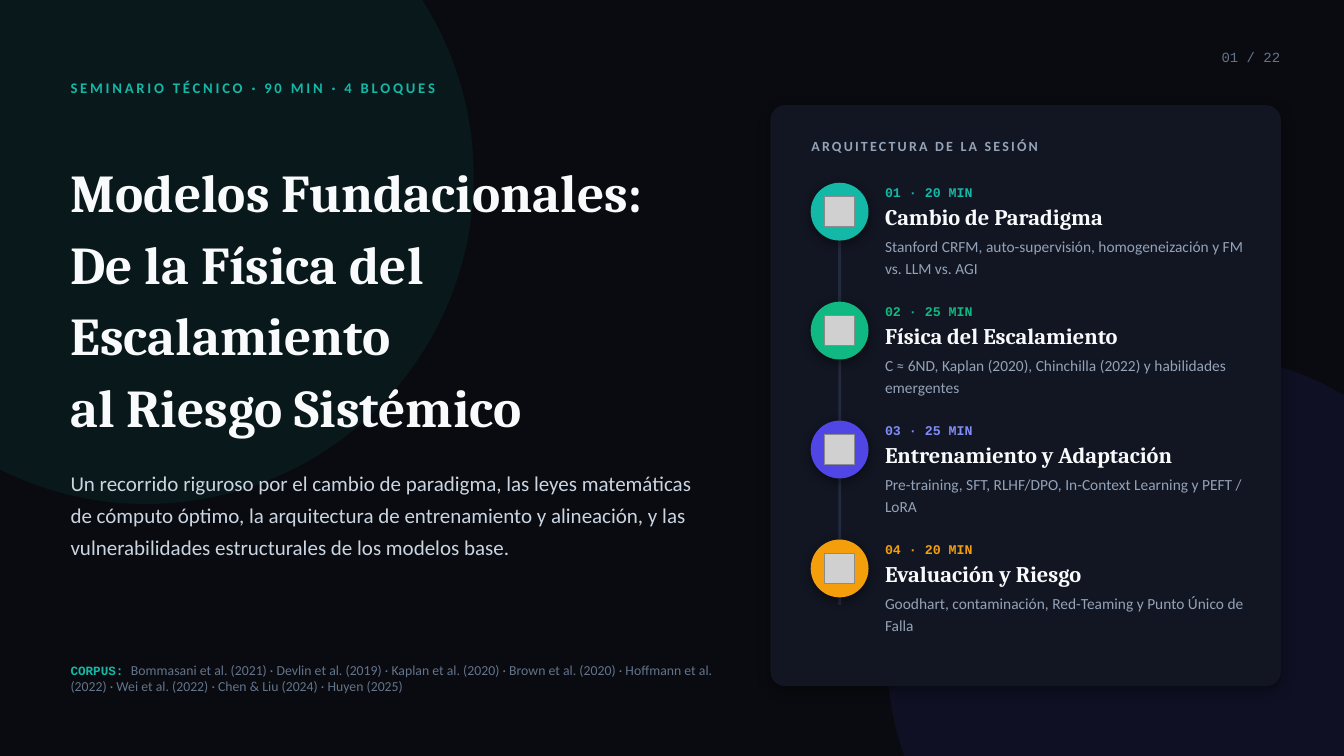
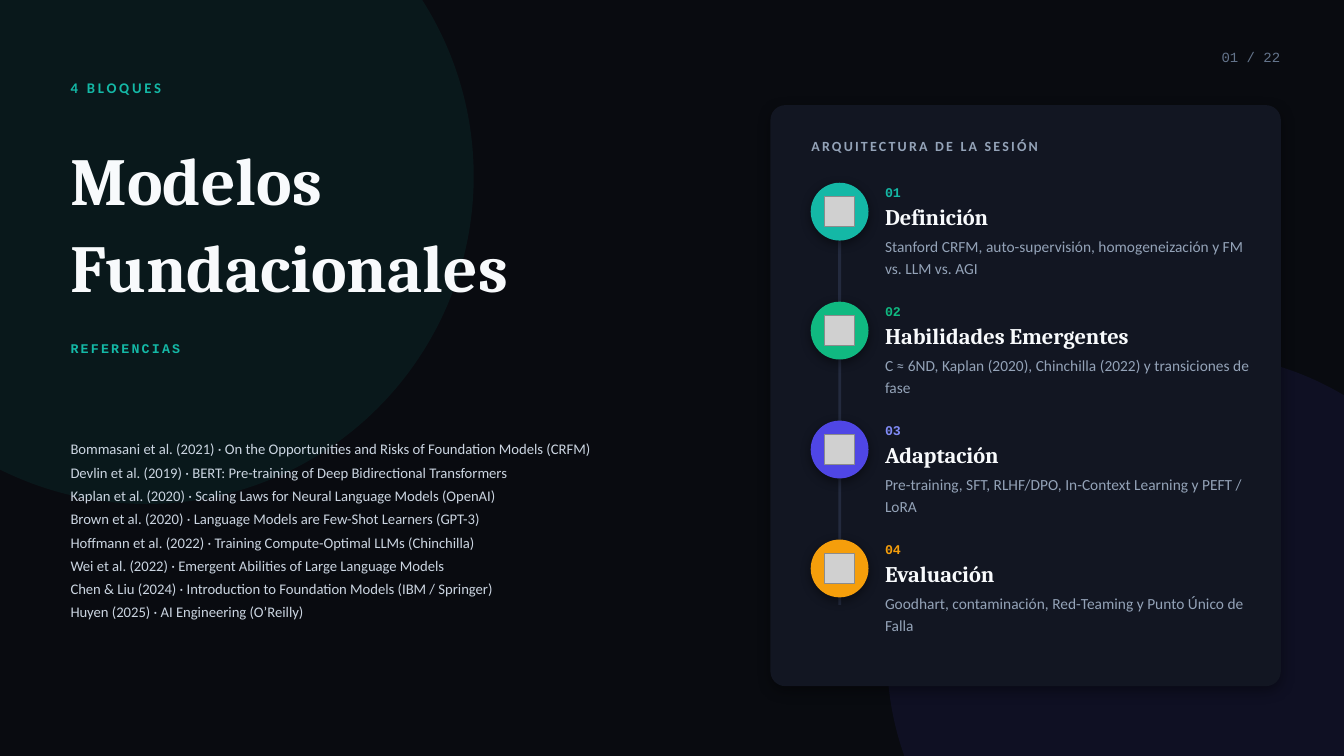
Before and after one commit to DaniDotExe/Foundational-models, a slide deck: slide 1 of presentacion_modelos_fundacionales.pptx. Drawn at 1344x756 pixels with LibreOffice and Linux fonts; fonts in the diff are those of the drawing; grey boxes stand for pictures. Boxes give left, top, right and bottom in pixels: in the first picture for what was removed or moved away, otherwise in the second. Text is boxed around its words. In the diff, an @@ line names an element or a change of style, - is before the commit and + after.

Commit message:
Actualizar portada: referencias completas y bloques sin tiempos

```diff
--- a/presentacion_modelos_fundacionales.pptx
+++ b/presentacion_modelos_fundacionales.pptx
@@ text at bbox=[71, 83, 161, 95]: text changed @@
-SEMINARIO TÉCNICO · 90 MIN · 4 BLOQUES
+4 BLOQUES
@@ text at bbox=[71, 158, 509, 293]: text changed; size 38 to 48 pt @@
-Modelos Fundacionales:
-De la Física del Escalamiento
-al Riesgo Sistémico
+Modelos
+Fundacionales
@@ text at bbox=[885, 188, 901, 197]: text changed @@
-01 · 20 MIN
+01
@@ text at bbox=[885, 209, 988, 225]: text changed @@
-Cambio de Paradigma
+Definición
@@ text at bbox=[885, 307, 901, 316]: text changed @@
-02 · 25 MIN
+02
@@ text at bbox=[885, 328, 1129, 349]: text changed @@
-Física del Escalamiento
+Habilidades Emergentes
@@ text added at bbox=[71, 344, 181, 353], 9.5 pt, text #14B8A6, bold @@
+REFERENCIAS
@@ text at bbox=[885, 360, 1249, 393]: text changed @@
-C ≈ 6ND, Kaplan (2020), Chinchilla (2022) y habilidades emergentes
+C ≈ 6ND, Kaplan (2020), Chinchilla (2022) y transiciones de fase
@@ text at bbox=[71, 443, 590, 620]: text changed; size 9.8 to 10.5 pt; text colour #64748B to #CBD5E1 @@
-CORPUS: Bommasani et al. (2021) · Devlin et al. (2019) · Kaplan et al. (2020) · Brown et al. (2020) · Hoffmann et al. (2022) · Wei et al. (2022) · Chen & Liu (2024) · Huyen (2025)
+Bommasani et al. (2021) · On the Opportunities and Risks of Foundation Models (CRFM)
+Devlin et al. (2019) · BERT: Pre-training of Deep Bidirectional Transformers
+Kaplan et al. (2020) · Scaling Laws for Neural Language Models (OpenAI)
+Brown et al. (2020) · Language Models are Few-Shot Learners (GPT-3)
+Hoffmann et al. (2022) · Training Compute-Optimal LLMs (Chinchilla)
+Wei et al. (2022) · Emergent Abilities of Large Language Models
+Chen & Liu (2024) · Introduction to Foundation Models (IBM / Springer)
+Huyen (2025) · AI Engineering (O’Reilly)
@@ text at bbox=[885, 426, 901, 435]: text changed @@
-03 · 25 MIN
+03
@@ text at bbox=[885, 447, 999, 468]: text changed @@
-Entrenamiento y Adaptación
+Adaptación
@@ text removed at bbox=[71, 476, 691, 555] @@
-Un recorrido riguroso por el cambio de paradigma, las leyes matemáticas de cómputo óptimo, la arquitectura de entrenamiento y alineación, y las vulnerabilidades estructurales de los modelos base.
@@ text at bbox=[885, 545, 901, 554]: text changed @@
-04 · 20 MIN
+04
@@ text at bbox=[885, 566, 994, 582]: text changed @@
-Evaluación y Riesgo
+Evaluación
```
Also in this commit, not shown: 1 other file.
